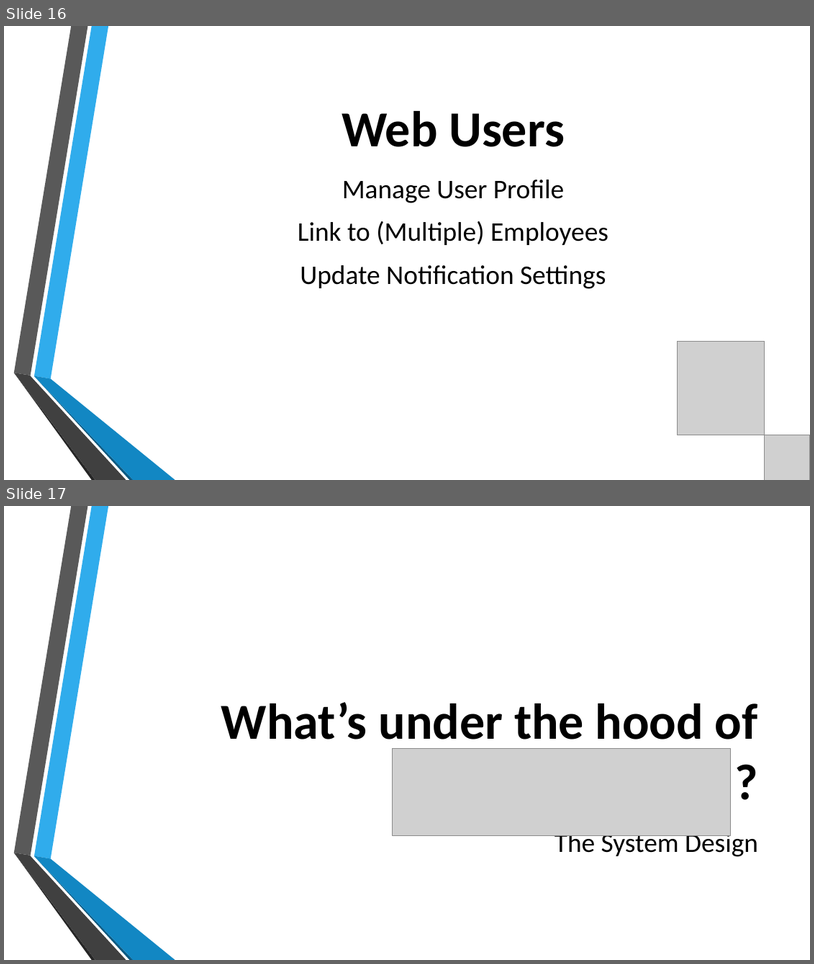
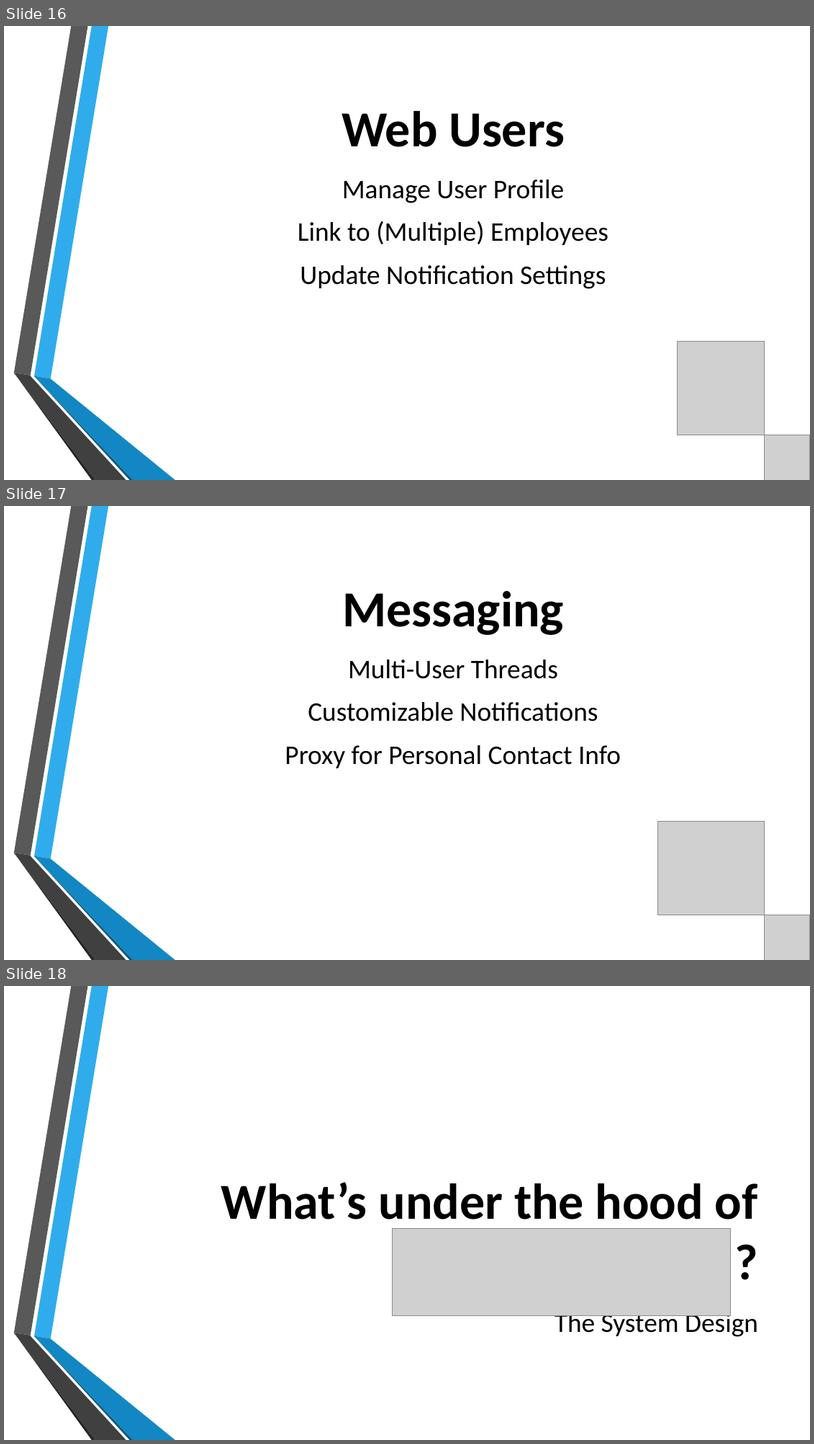
Before and after one commit to fisherevans/SmartShift, a slide deck: smarts/trunk/media/presentations/progress_report/progress_report.pptx. Shown one above the other, each under a label of ours: slides 16 and 17 before the commit, slides 16, 17 and 18 after it. The pictures are 814x964 and 814x1444 pixels, drawn with LibreOffice and Linux fonts; fonts in the diff are those of the drawing; grey boxes stand for pictures; background and template pictures are left out. Boxes give left, top, right and bottom in pixels: in the first picture for what was removed or moved away, otherwise in the second. Text is boxed around its words. In the diff, an @@ line names an element or a change of style, - is before the commit and + after.

Commit message:
added messages slide

```diff
--- a/smarts/trunk/media/presentations/progress_report/progress_report.pptx
+++ b/smarts/trunk/media/presentations/progress_report/progress_report.pptx
@@ slide 17 added at (4, 506, 810, 960), background picture (left out); not listed: 6 template elements that a slide beside it also shows @@
@@ text added at (342, 591, 564, 635), 60 pt, text #000000, bold @@
+Messaging
@@ text added at (285, 659, 621, 768), 32 pt, text #000000 @@
+Multi-User Threads
+Customizable Notifications
+Proxy for Personal Contact Info
@@ picture added at (658, 821, 765, 914) @@
@@ picture added at (765, 914, 810, 960) @@
@@ what was slide 17 is now slide 18 @@
```
